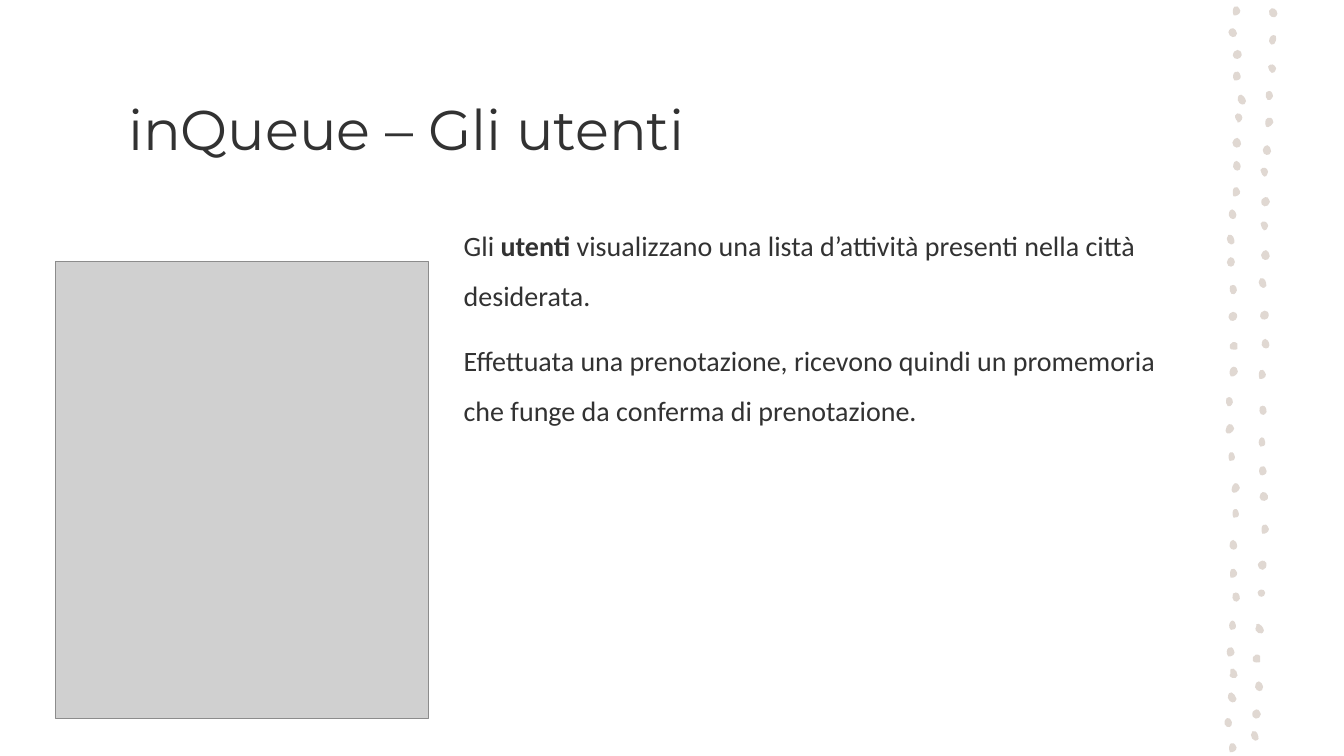
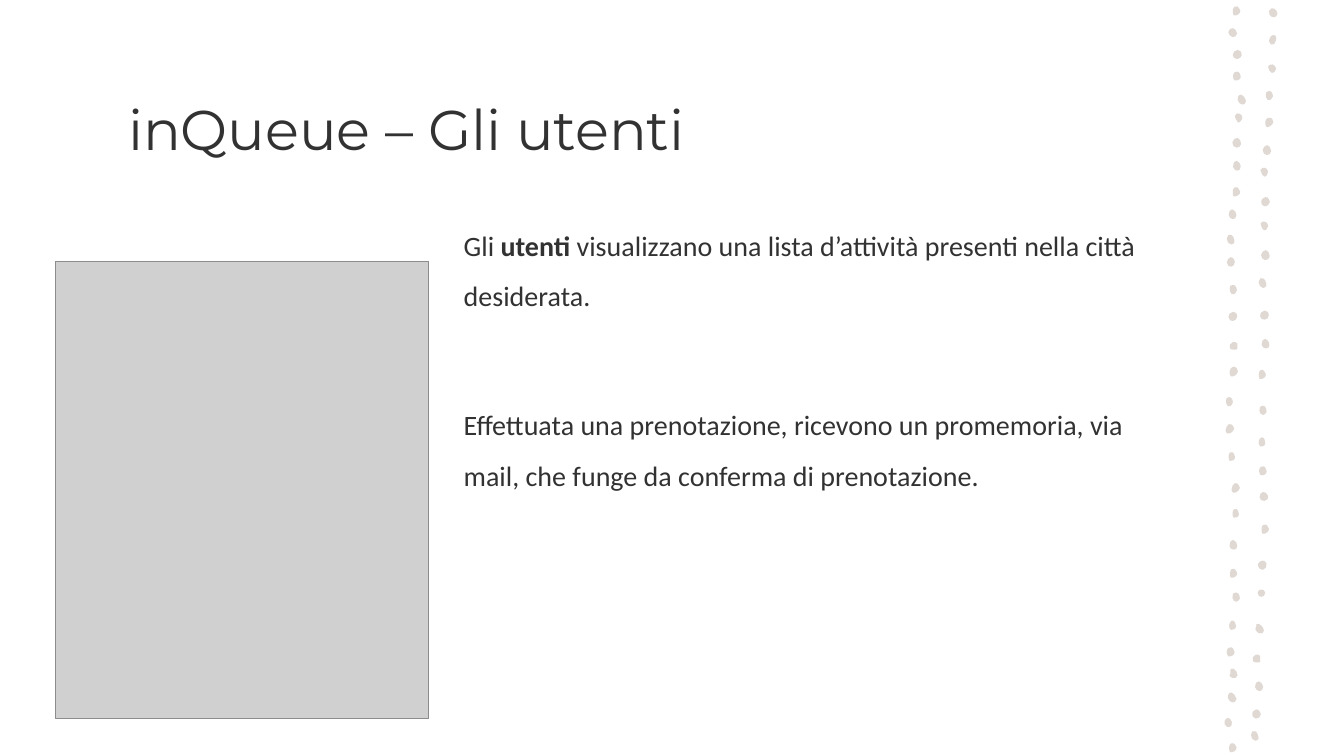
Before and after one commit to frncp/InQueue, a slide deck: slide 5 of slides/inQueue.pptx. Drawn at 1344x756 pixels with LibreOffice and Linux fonts; fonts in the diff are those of the drawing; grey boxes stand for pictures. Boxes give left, top, right and bottom in pixels: in the first picture for what was removed or moved away, otherwise in the second. Text is boxed around its words. In the diff, an @@ line names an element or a change of style, - is before the commit and + after.

```diff
--- a/slides/inQueue.pptx
+++ b/slides/inQueue.pptx
@@ text at [464, 415, 1122, 491]: text changed @@
-Effettuata una prenotazione, ricevono quindi un promemoria che funge da conferma di prenotazione.
+Effettuata una prenotazione, ricevono un promemoria, via mail, che funge da conferma di prenotazione.
```
Also in this commit, not shown: 5 other slides changed, 1 other file.
